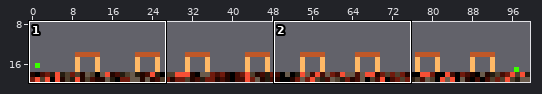
Tiled map: public/assets/tiles/level2.tmx. Above: a wide view before the commit, with the close-up outlined.
Close-up. As it was:
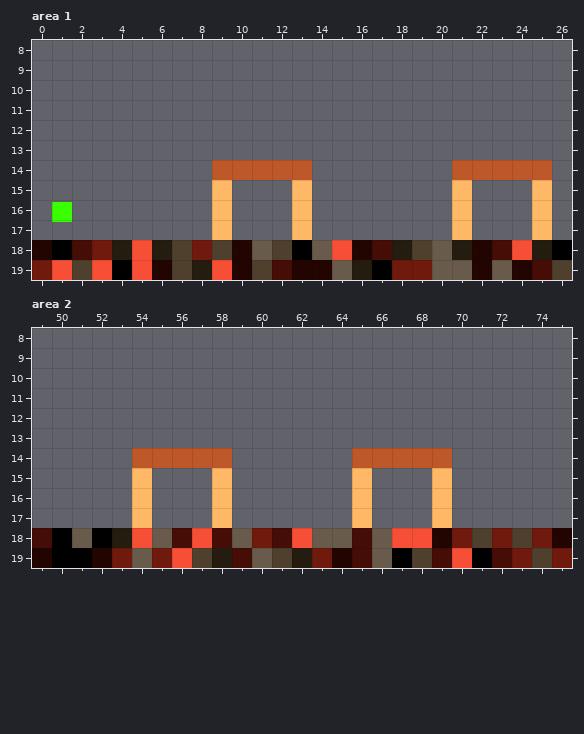
Cells are 64x64 px. Shown: area 1 x 0..26, y 8..19; area 2 x 49..75, y 8..19. The commit also changed other parts of the map, which this record leaves out.
Once edited:
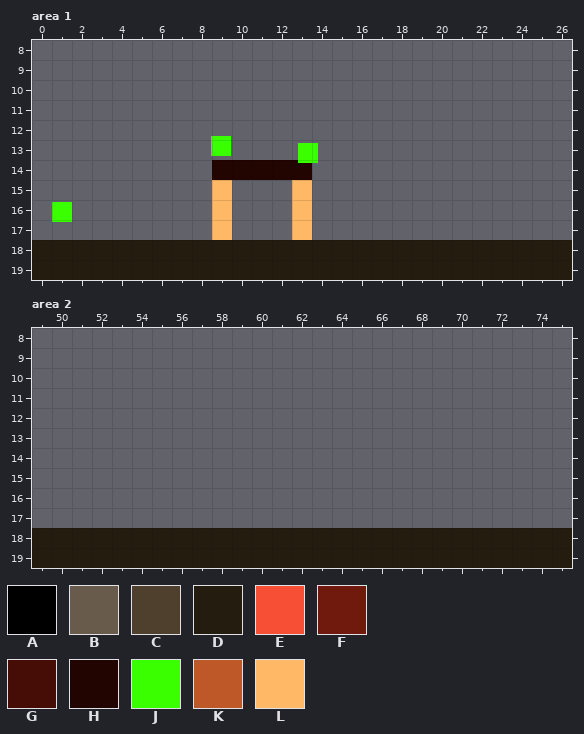
Key: from "tileset2": A 0, B 1, C 2, D 3, E 4, F 5, G 6, H 7, J 8, K 9, L 10.
_ is an empty cell.
Objects are placed by their top-left corner, in cells (3,4 is the top-left corner of cell 3,4); size is 1x1 cell unless given.
The exact change:
Layer "platformLayer", area 1:
Tile D replaces tile A in row 18 at x 1, 13 and 26; in row 19 at x 4 and 17.
Tile D replaces tile B in row 18 at x 11, 14 and 20; in row 19 at x 15, 20 to 21 and 23.
Tile D replaces tile C in row 18 at x 7, 9, 12 and 19; in row 19 at x 2, 7, 11 and 26.
Tile D replaces tile E in row 18 at x 5, 15 and 24; in row 19 at x 1, 3, 5 and 9.
Tile D replaces tile F in row 18 at x 3 and 8; in row 19 at x 0 and 18 to 19.
Tile D replaces tile G in row 18 at x 2, 17 and 23; in row 19 at x 12 and 25.
Tile D replaces tile H in row 18 at x 0, 10, 16 and 22; in row 19 at x 6, 10, 13 to 14, 22 and 24.
Tile H is added in row 14 at x 9 to 13.
Layer "backgroundLayer" (removed), area 1:
The author cleared tile L in rows 15 to 17 at x 21 and 25.
Layer "objectsLayer", area 1:
A new object: J "robot1Left" at 9,12.8.
A new object: J "robot1Right" at 13.3,13.1.
Object K at 9,14 is removed.
Object K at 10,14 is removed.
Object K at 11,14 is removed.
Object K at 12,14 is removed.
Object K at 13,14 is removed.
Object K at 21,14 is removed.
Object K at 24,14 is removed.
Object K at 25,14 is removed.
Object K at 22,14 is removed.
Object K at 23,14 is removed.
Layer "platformLayer", area 2:
Tile D replaces tile A in row 18 at x 50 and 52; in row 19 at x 50 to 51, 67 and 71.
Tile D replaces tile B in row 18 at x 51, 55, 59, 63 to 64 and 66; in row 19 at x 54, 60 and 66.
Tile D replaces tile C in row 18 at x 71 and 73; in row 19 at x 57, 61, 68 and 74.
Tile D replaces tile E in row 18 at x 54, 57, 62 and 67 to 68; in row 19 at x 56 and 70.
Tile D replaces tile F in row 18 at x 60, 70, 72 and 74; in row 19 at x 53, 55, 63, 73 and 75.
Tile D replaces tile G in row 18 at x 49, 56, 58, 61 and 65; in row 19 at x 59, 65, 69 and 72.
Tile D replaces tile H in row 18 at x 69 and 75; in row 19 at x 49, 52 and 64.
Layer "backgroundLayer" (removed), area 2:
The author cleared tile L in rows 15 to 17 at x 54, 58, 65 and 69.
Layer "objectsLayer", area 2:
Object K at 54,14 is removed.
Object K at 57,14 is removed.
Object K at 58,14 is removed.
Object K at 55,14 is removed.
Object K at 56,14 is removed.
Object K at 65,14 is removed.
Object K at 68,14 is removed.
Object K at 69,14 is removed.
Object K at 66,14 is removed.
Object K at 67,14 is removed.
